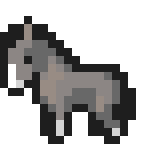
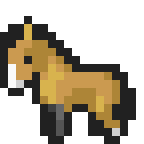
Two versions of the same layered image (144x144). Layer-by-layer changes:
moved "horse" above "Layer 11" over <box>0,16,136,144</box>
hid "17 copy 4" over <box>0,16,136,144</box>
added layer "17 copy 5" in group "horse" over <box>0,16,136,144</box>
